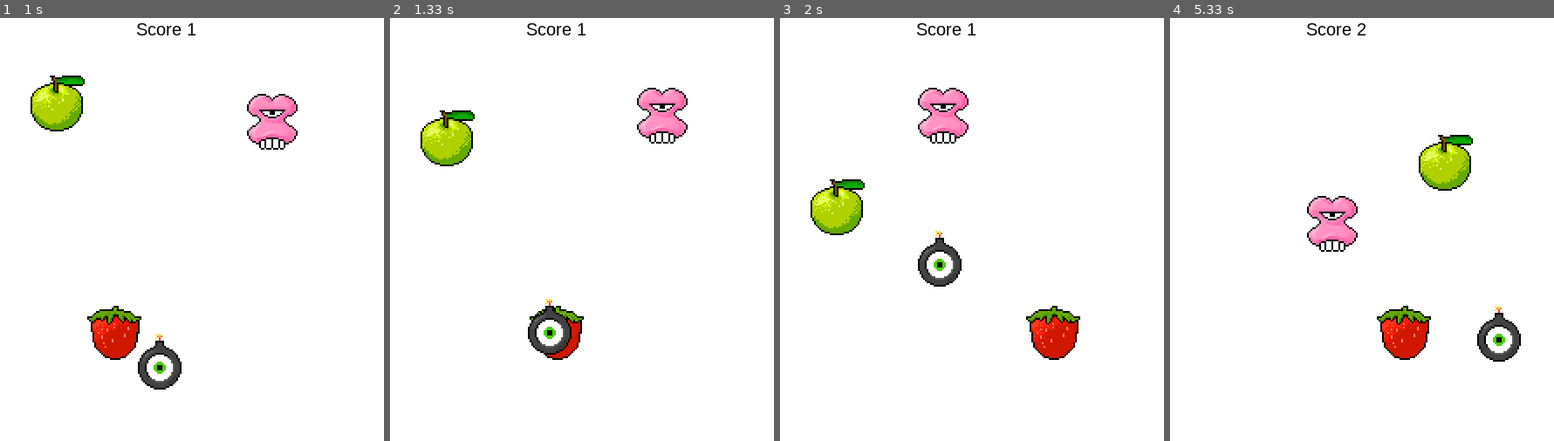
Above: before the commit, frames 1-4 (left to right).
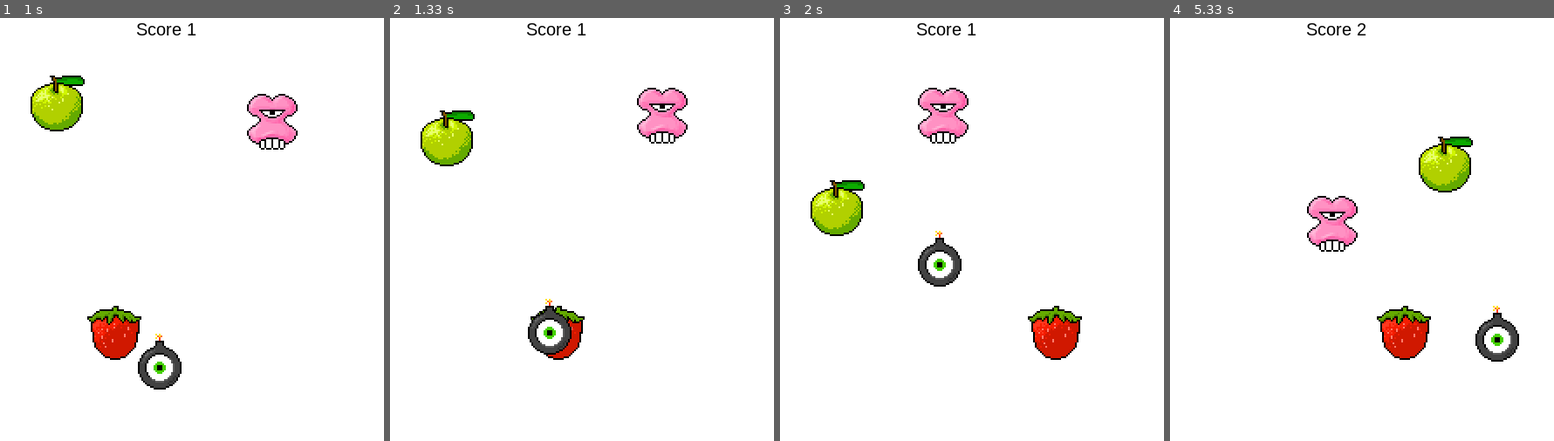
Above: after the commit, the same moments.

Repository: jaisawhney/pygames-fruit-game
Game: pygame game, started from game.py
The game is run twice, just before and just after one commit, with the same random seed, the same clock (stepped at 60 frames per second) and the same inputs.
Inputs:
- Up to frame 1 (1 s): hold Right 0.33-0.8 s; hold Up from 0.83 s (still down)
- Up to frame 2 (1.33 s): release Up at 1.13 s; hold Right from 1.17 s (still down)
- Up to frame 3 (2 s): release Right at 1.63 s; hold Left from 1.67 s (still down)
- Up to frame 4 (5.33 s): release Left at 2.2 s; hold Down 2.23-2.53 s; hold Left 2.57-2.97 s; hold Up 3-3.37 s; hold Right 3.4-4.03 s; hold Down 4.07-4.43 s; hold Left 4.47-4.93 s; hold Right from 4.97 s (still down)

Frame 1 is identical in both runs. In frame 2, 0.1% of the frame differs, in the area x 36-51%, y 68-81%; in frame 3, 0.8%; in frame 4, 1.0%, in the area x 64-92%, y 27-82%.

Commit message:
Sprites get a random speed increase on reset

Diff:
--- a/apple.py
+++ b/apple.py
@@ -23,6 +23,3 @@
         self.x = choice(lanes)
         self.y = 436 if direction < 0 else 64
         self.dy = direction
-
-    def set_pass(self):
-        pass
--- a/game.py
+++ b/game.py
@@ -2,7 +2,7 @@
 from bomb import Bomb
 from player import Player
 from strawberry import Strawberry
-from random import randint
+from random import randint, uniform
 from constants import *
 
 import pygame
@@ -61,9 +61,11 @@
             pygame.mixer.music.load("./audio/fruit-eat.wav")
             pygame.mixer.music.play(1)
             fruit.reset()
+
+            # Increase the speed of all non player sprites
             for entity in all_sprites:
                 if not isinstance(entity, Player):
-                    entity.set_speed(entity.speed + 0.15)
+                    entity.set_speed(entity.speed + uniform(0.1, 0.2))
 
         # If the player hit a bomb
         if pygame.sprite.collide_rect(player, bomb):
